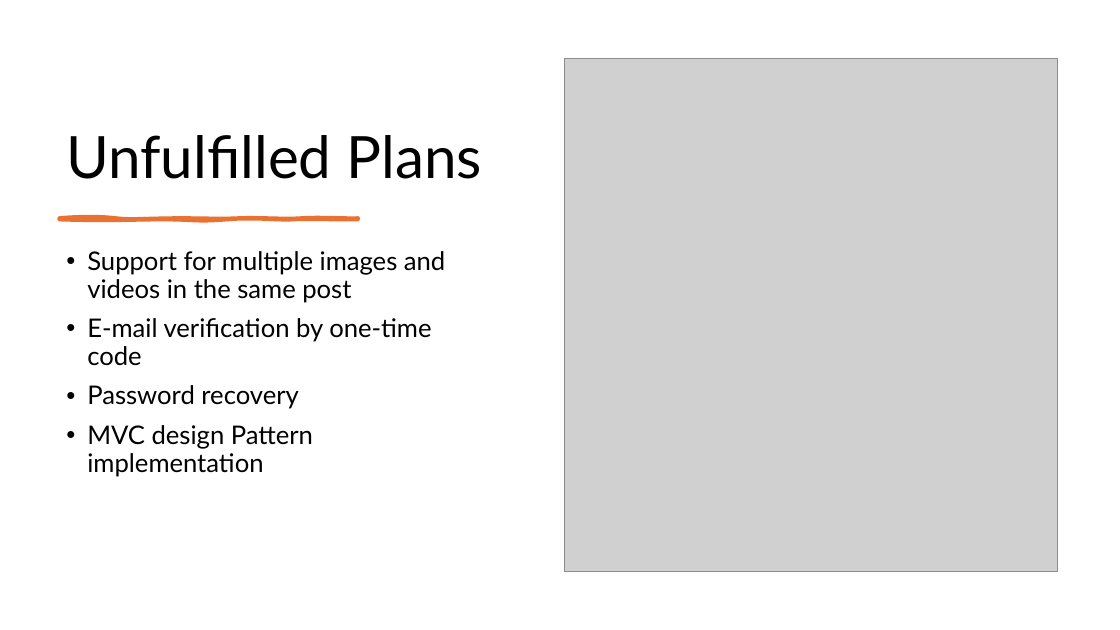
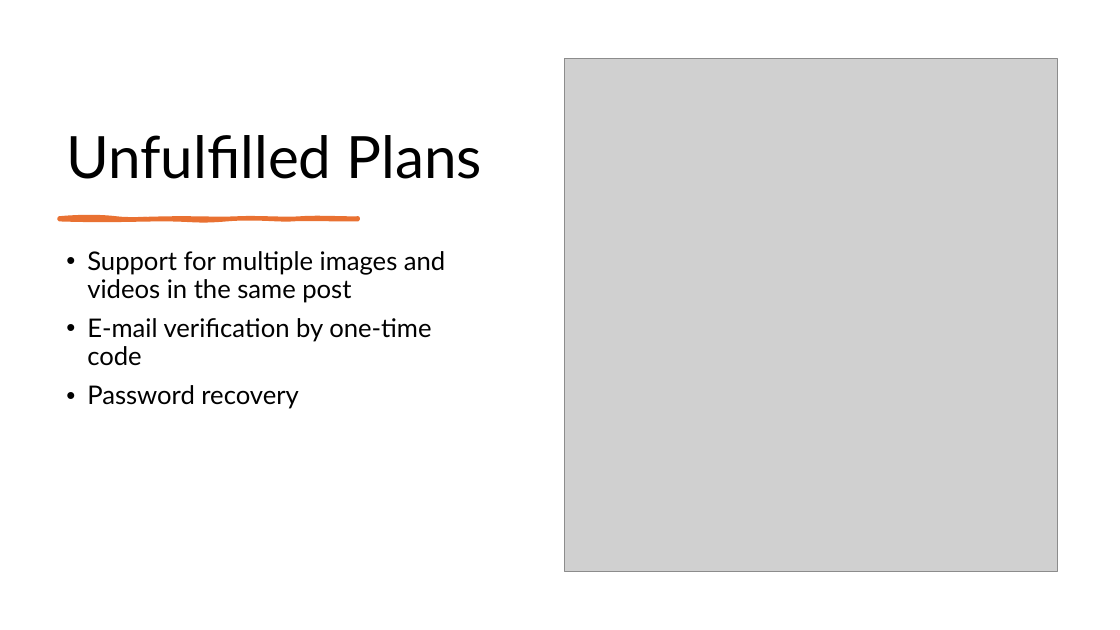
Before and after one commit to ChenDahan13/PlantDetect, a slide deck: slide 16 of Plant-_detect_2.pptx. Drawn at 1120x630 pixels with LibreOffice and Linux fonts; fonts in the diff are those of the drawing; grey boxes stand for pictures. Boxes give left, top, right and bottom in pixels: in the first picture for what was removed or moved away, otherwise in the second. Text is boxed around its words. In the diff, an @@ line names an element or a change of style, - is before the commit and + after.

```diff
--- a/Plant-_detect_2.pptx
+++ b/Plant-_detect_2.pptx
@@ text at [87,425,313,477]: paragraph removed @@
-• MVC design Pattern implementation
```
Also in this commit, not shown: 3 other slides changed.
